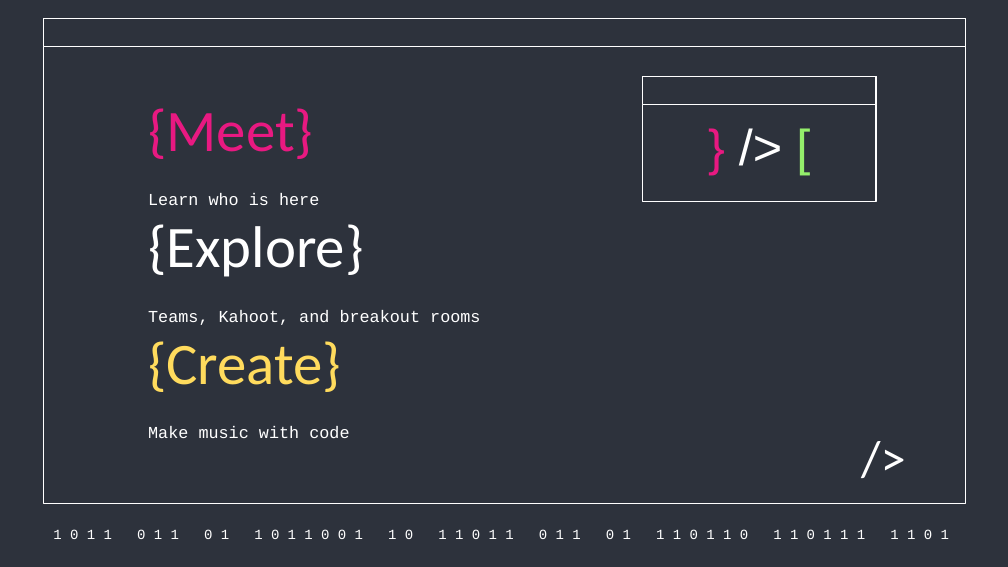
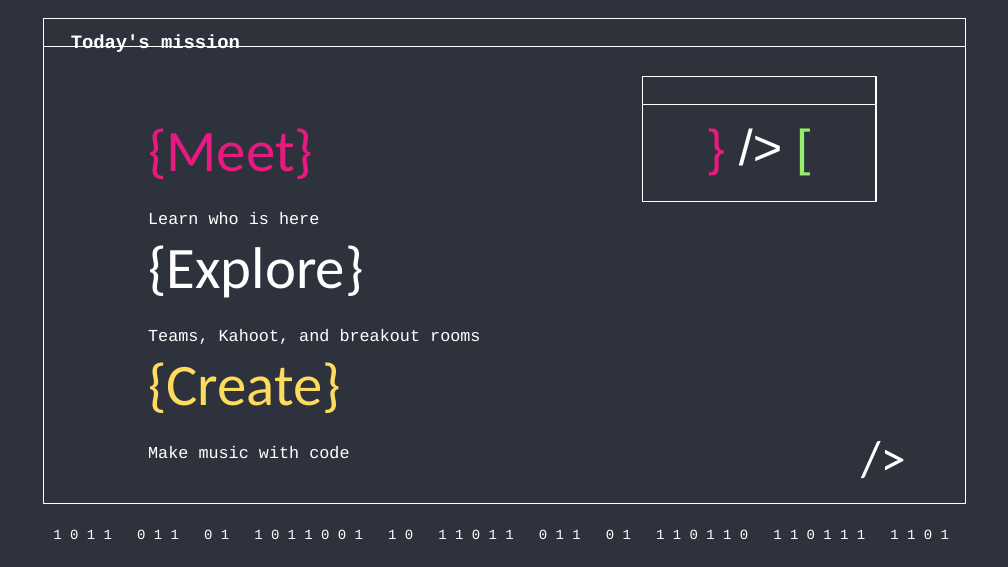
Before and after one commit to aghimir3/KidsComputerScience, a slide deck: slide 6 of 2026-07-11_Intro_to_Computer_Science_Programming/2026-07-11_Intro_to_Computer_Science_Programming.pptx. Drawn at 1008x567 pixels with LibreOffice and Linux fonts; fonts in the diff are those of the drawing. Boxes give left, top, right and bottom in pixels: in the first picture for what was removed or moved away, otherwise in the second. Text is boxed around its words. In the diff, an @@ line names an element or a change of style, - is before the commit and + after.

```diff
--- a/2026-07-11_Intro_to_Computer_Science_Programming/2026-07-11_Intro_to_Computer_Science_Programming.pptx
+++ b/2026-07-11_Intro_to_Computer_Science_Programming/2026-07-11_Intro_to_Computer_Science_Programming.pptx
@@ text added at box(71, 34, 240, 52), 13.5 pt, text #FFFFFF, bold @@
+Today's mission
@@ title "{Meet}": place and size @@
-title "{Meet}" at box(148, 108, 313, 159)
+title "{Meet}" at box(148, 128, 313, 179)
@@ title "{Explore}": place and size @@
-title "{Explore}" at box(148, 224, 363, 277)
+title "{Explore}" at box(148, 245, 363, 298)
@@ title "{Create}": place and size @@
-title "{Create}" at box(148, 341, 341, 392)
+title "{Create}" at box(148, 362, 341, 413)
@@ 3 subtitles: place and size @@
-3 subtitles at box(148, 193, 480, 438)
+3 subtitles at box(148, 212, 480, 458)
```
Also in this commit, not shown: 15 other slides changed, 1 other file.
